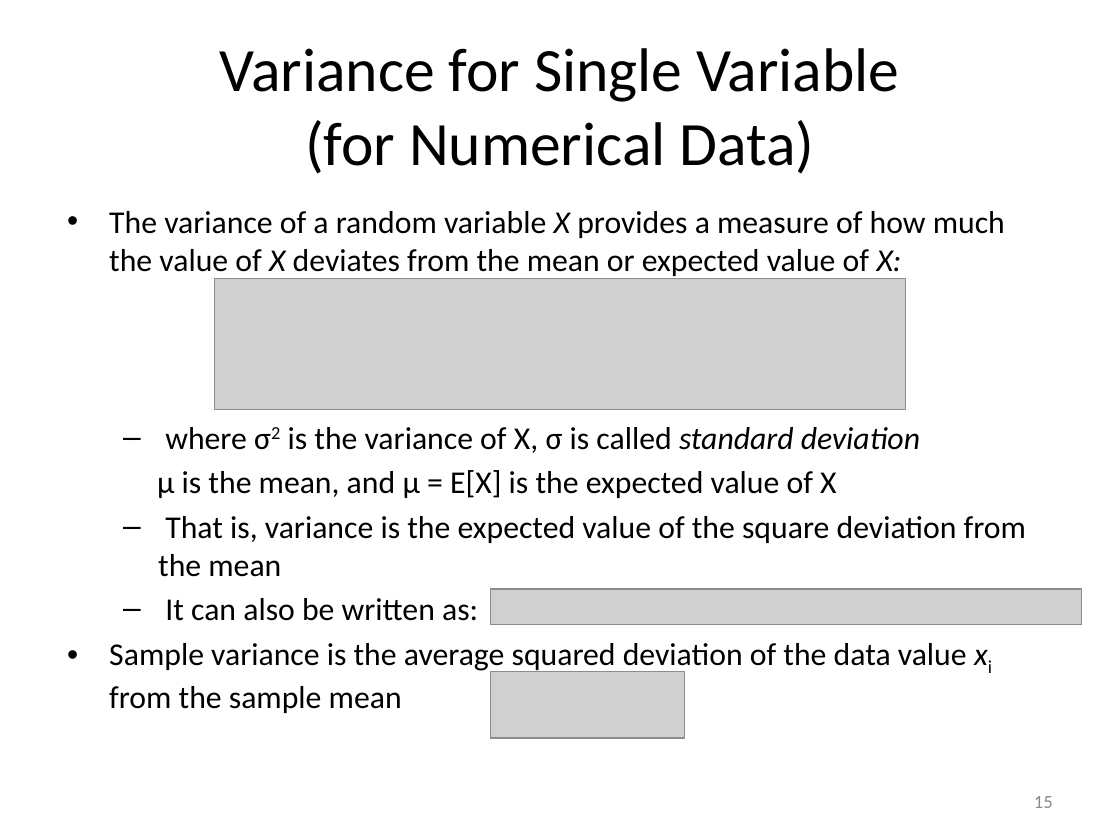
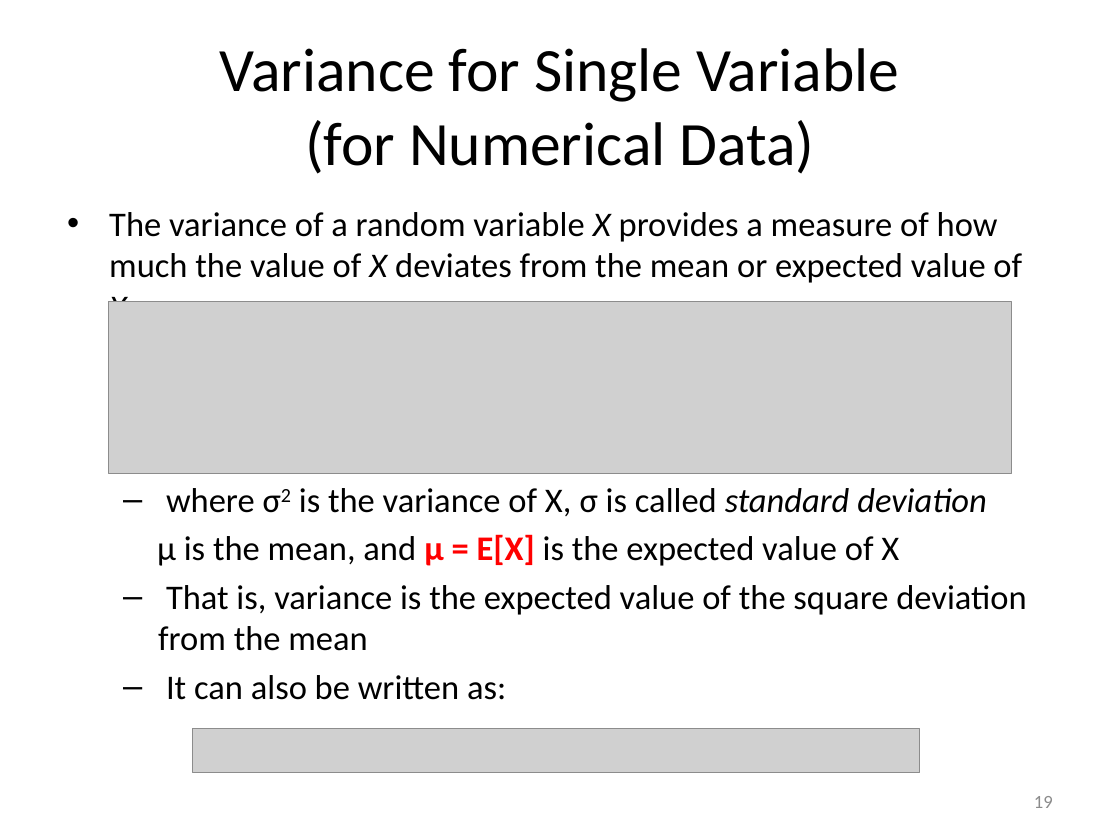
Before and after one commit to mjiang89/mjiang89.github.io, a slide deck: slide 19 of teaching/CS412Summer17-Chapter3.pptx (slide 15 before the commit). Drawn at 1120x840 pixels with LibreOffice and Linux fonts; fonts in the diff are those of the drawing; grey boxes stand for pictures. Boxes give left, top, right and bottom in pixels: in the first picture for what was removed or moved away, otherwise in the second. Text is boxed around its words. In the diff, an @@ line names an element or a change of style, - is before the commit and + after.

```diff
--- a/teaching/CS412Summer17-Chapter3.pptx
+++ b/teaching/CS412Summer17-Chapter3.pptx
@@ text "The variance of a random ..." at (x1=109, y1=212, x2=1026, y2=700): size 20.4 to 22.2 pt; text colour #000000 to #FF0000, bold on in "µ = E[X]" @@
@@ picture resized from (x1=215, y1=278, x2=906, y2=409) to (x1=109, y1=301, x2=1011, y2=473) @@
@@ picture removed at (x1=491, y1=589, x2=1082, y2=625) @@
@@ text at (x1=109, y1=643, x2=967, y2=713): paragraph removed @@
-• Sample variance is the average squared deviation of the data value xi from the sample mean
@@ picture removed at (x1=491, y1=672, x2=684, y2=738) @@
@@ picture added at (x1=193, y1=728, x2=920, y2=773) @@
@@ page number at (x1=1034, y1=796, x2=1053, y2=808): text changed @@
-15
+19
```
Also in this commit, not shown: 8 other slides changed, 4 slides added, 2 other files.
